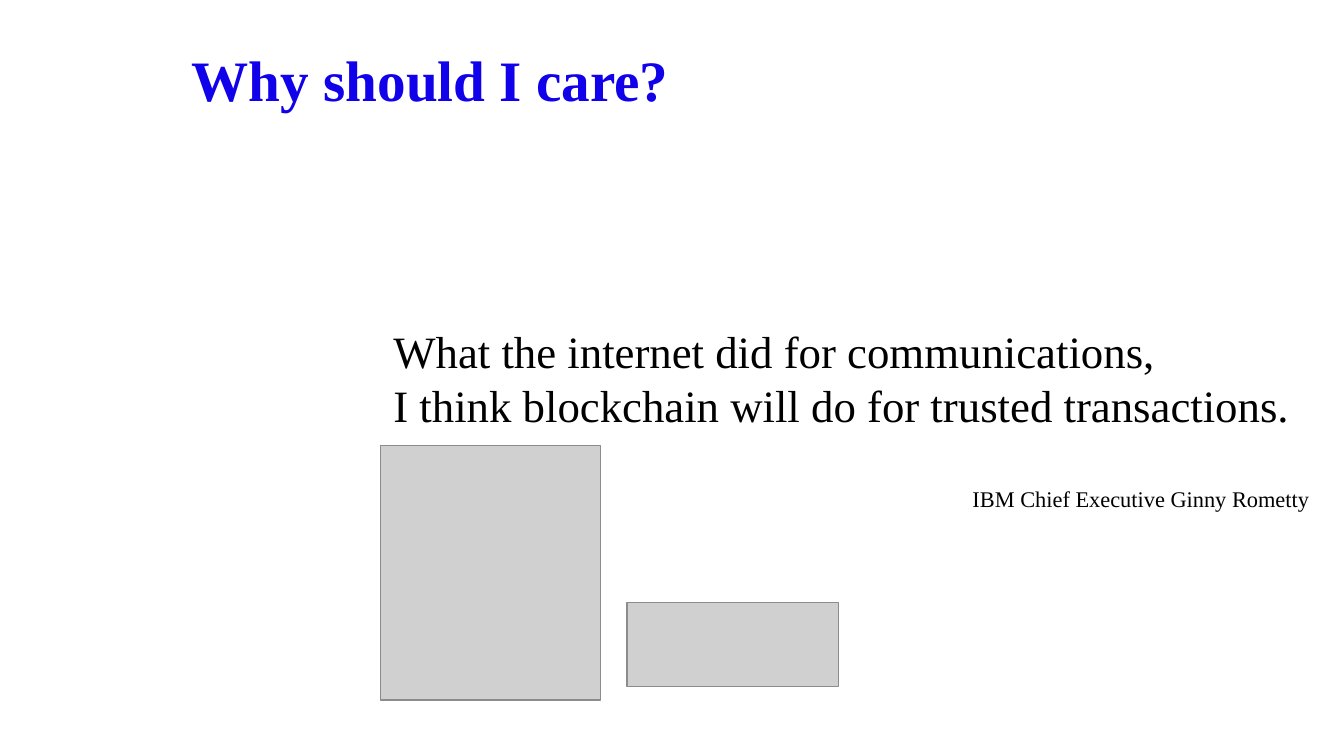
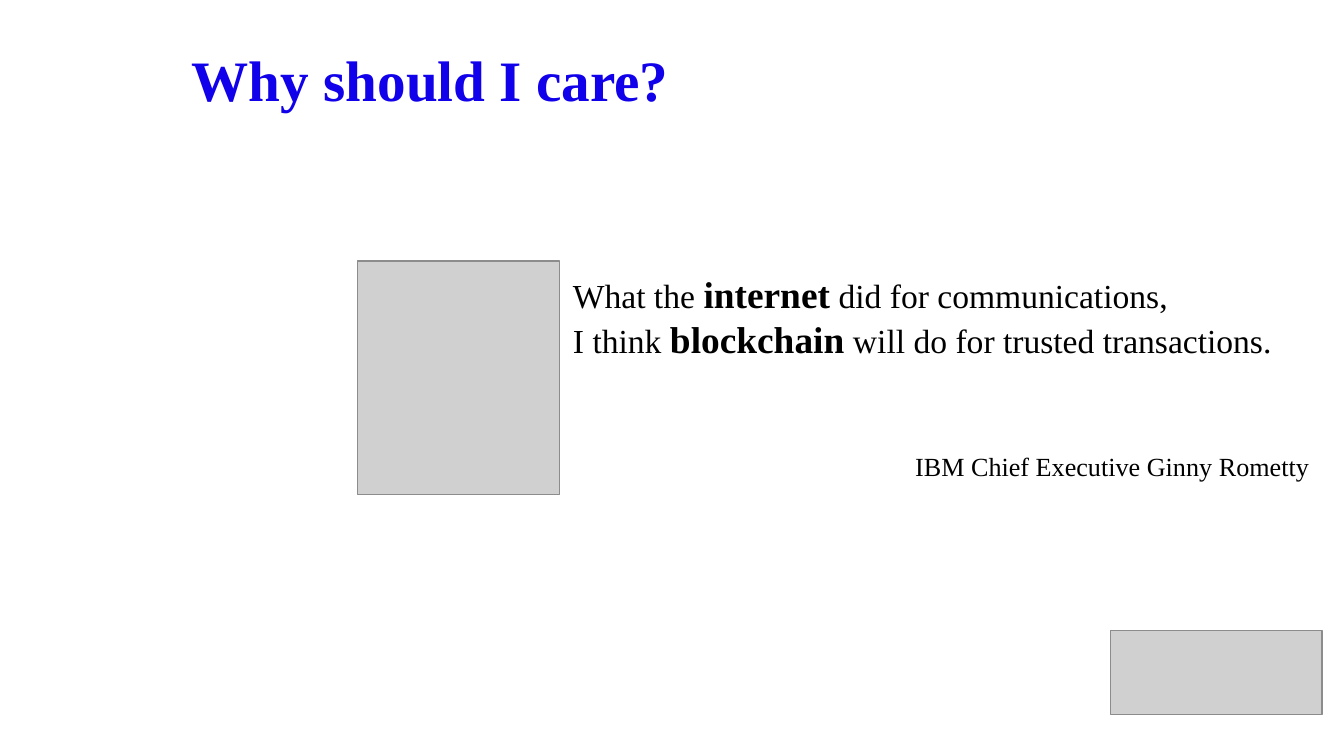
Before and after one commit to FIVIL/KtuPresentation, a slide deck: slide 3 of Blockchain 101.pptx. Drawn at 1344x756 pixels with LibreOffice and Linux fonts; fonts in the diff are those of the drawing; grey boxes stand for pictures; background and template pictures are left out. Boxes give left, top, right and bottom in pixels: in the first picture for what was removed or moved away, otherwise in the second. Text is boxed around its words. In the diff, an @@ line names an element or a change of style, - is before the commit and + after.

Commit message:
why should i- update

```diff
--- a/Blockchain 101.pptx
+++ b/Blockchain 101.pptx
@@ picture: place and size @@
-picture at [380, 445, 601, 700]
+picture at [358, 261, 559, 495]
@@ text "What the internet did for ...": place and size @@
-text "What the internet did for ..." at [393, 336, 1309, 512]
+text "What the internet did for ..." at [573, 282, 1309, 482]
@@ text "What the internet did for ..." at [573, 282, 1309, 482]: size 24 to 18 pt in "What the did for communications,", "I think will do for trusted transactions."; size 24 to 20 pt, bold on in "internet", "blockchain"; size 12 to 14 pt in "IBM Chief Executive Ginny Rometty"; alignment left to justified @@
@@ picture: place and size @@
-picture at [628, 602, 839, 685]
+picture at [1110, 630, 1321, 714]
```
